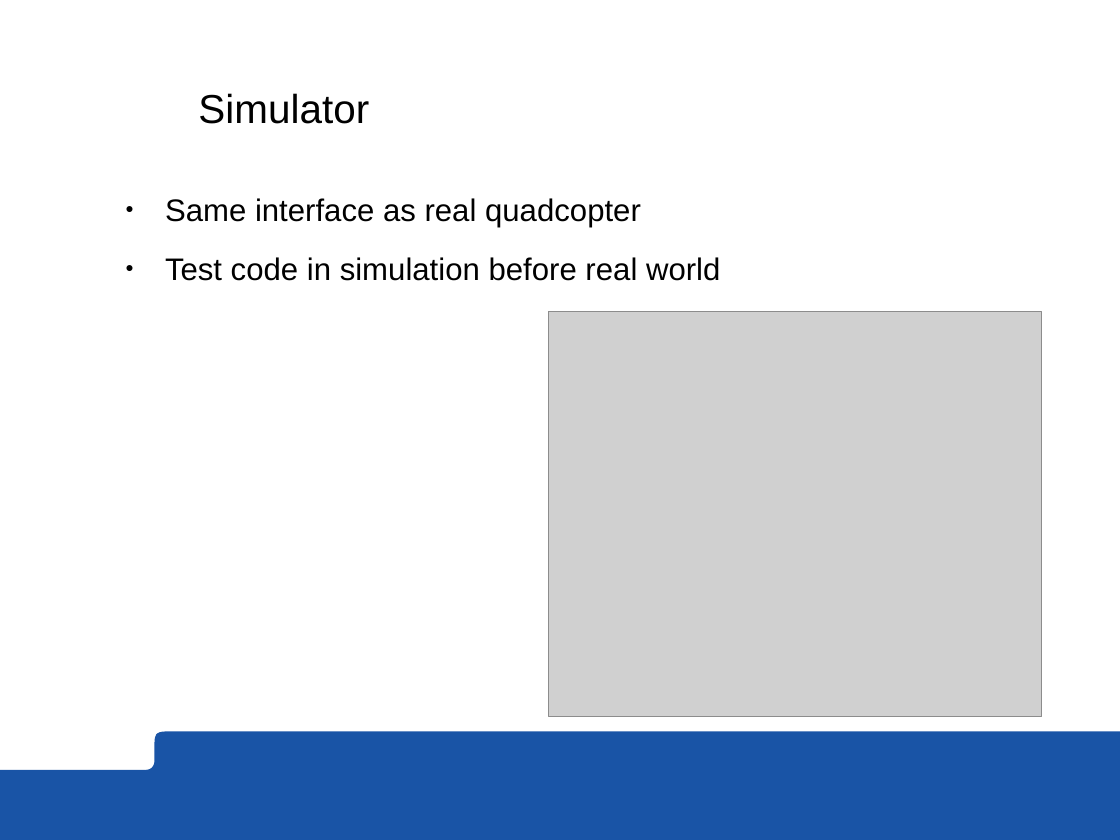
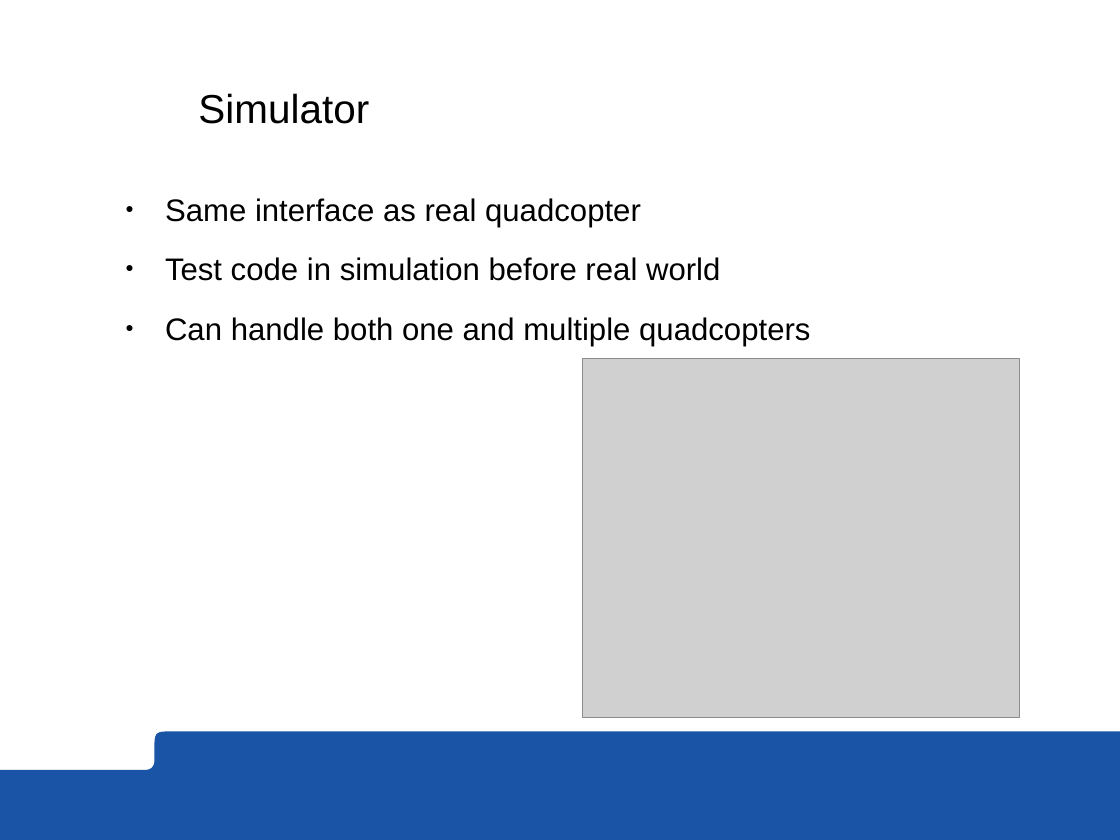
Before and after one commit to roussePaul/kampala, a slide deck: slide 6 of presentation/presentation.odp. Drawn at 1120x840 pixels with LibreOffice and Linux fonts; fonts in the diff are those of the drawing; grey boxes stand for pictures; background and template pictures are left out. Boxes give left, top, right and bottom in pixels: in the first picture for what was removed or moved away, otherwise in the second. Text is boxed around its words. In the diff, an @@ line names an element or a change of style, - is before the commit and + after.

```diff
--- a/presentation/presentation.odp
+++ b/presentation/presentation.odp
@@ text at [165,317,810,346]: paragraph added @@
+● Can handle both one and multiple quadcopters
@@ picture: place and size @@
-picture at [549,311,1042,717]
+picture at [582,358,1019,718]
```
Also in this commit, not shown: 7 other slides changed, 1 slide added, 1 slide removed, 1 other file.
